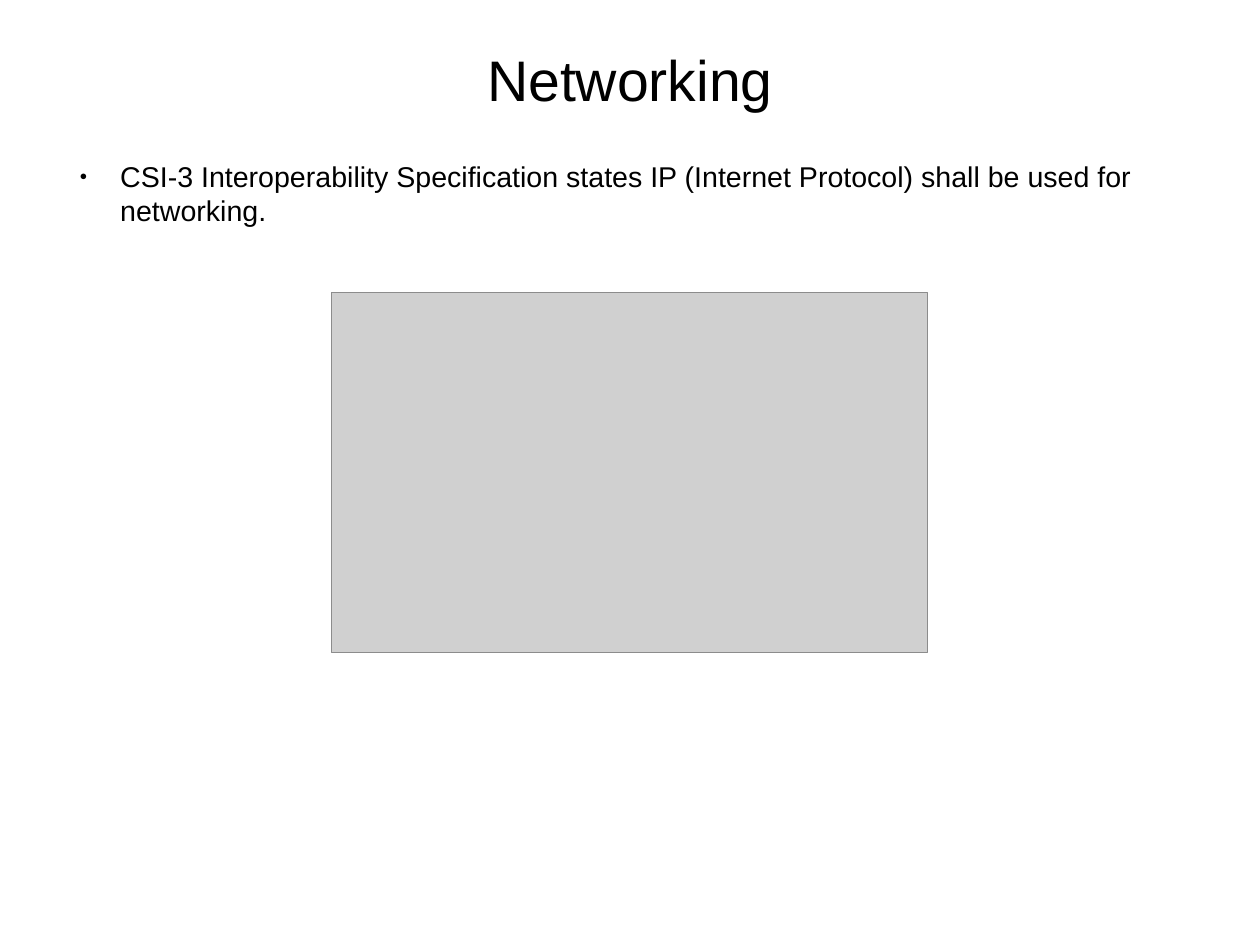
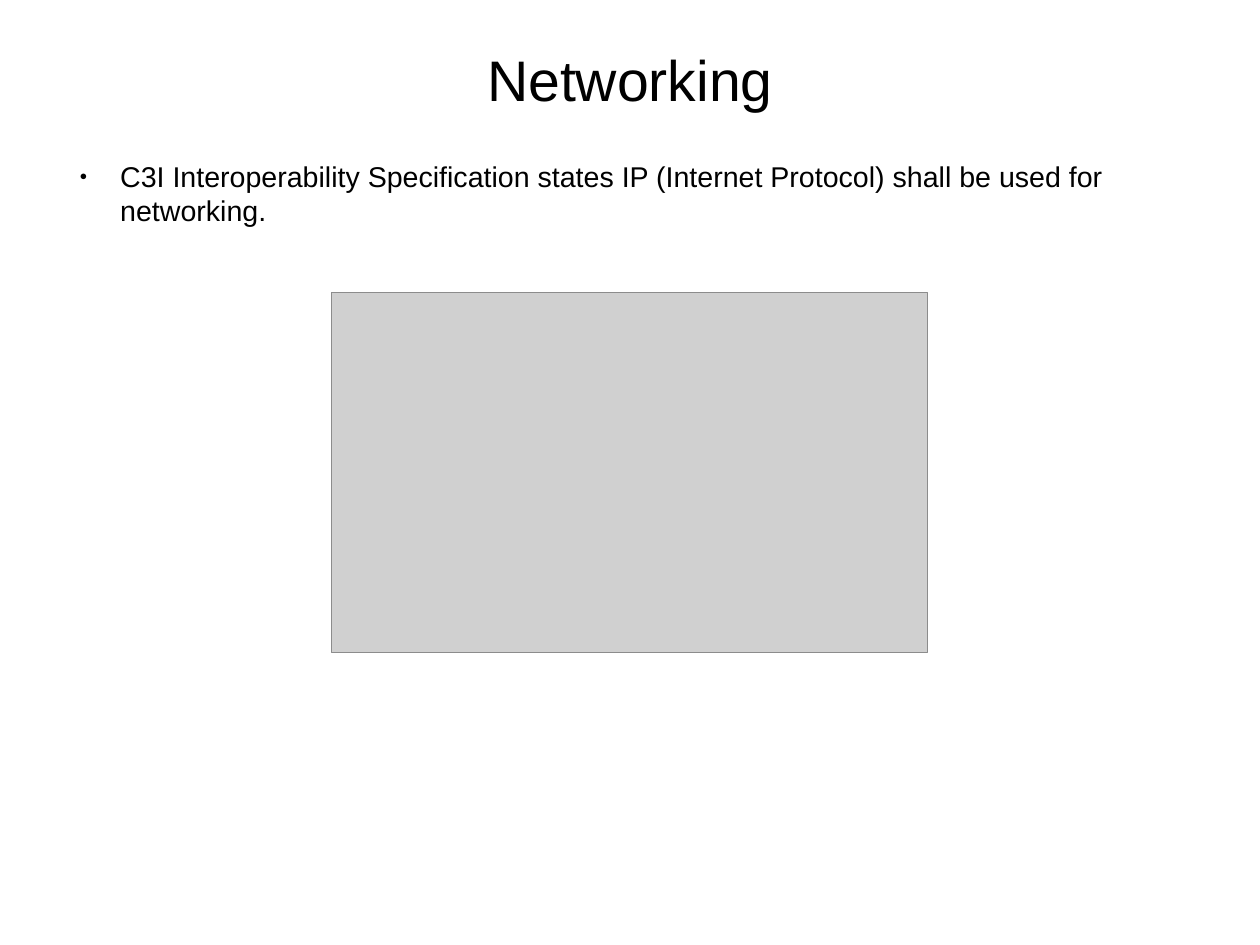
Before and after one commit to ldm5180/hammerhead, a slide deck: slide 2 of doc/bionet-intro-slides/bionet-intro.odp. Drawn at 1260x945 pixels with LibreOffice and Linux fonts; fonts in the diff are those of the drawing; grey boxes stand for pictures. Boxes give left, top, right and bottom in pixels: in the first picture for what was removed or moved away, otherwise in the second. Text is boxed around its words. In the diff, an @@ line names an element or a change of style, - is before the commit and + after.

Commit message:
fixing boneheaded typo

```diff
--- a/doc/bionet-intro-slides/bionet-intro.odp
+++ b/doc/bionet-intro-slides/bionet-intro.odp
@@ text at [120, 166, 1102, 227]: text changed @@
-● CSI-3 Interoperability Specification states IP (Internet Protocol) shall be used for networking.
+● C3I Interoperability Specification states IP (Internet Protocol) shall be used for networking.
```
